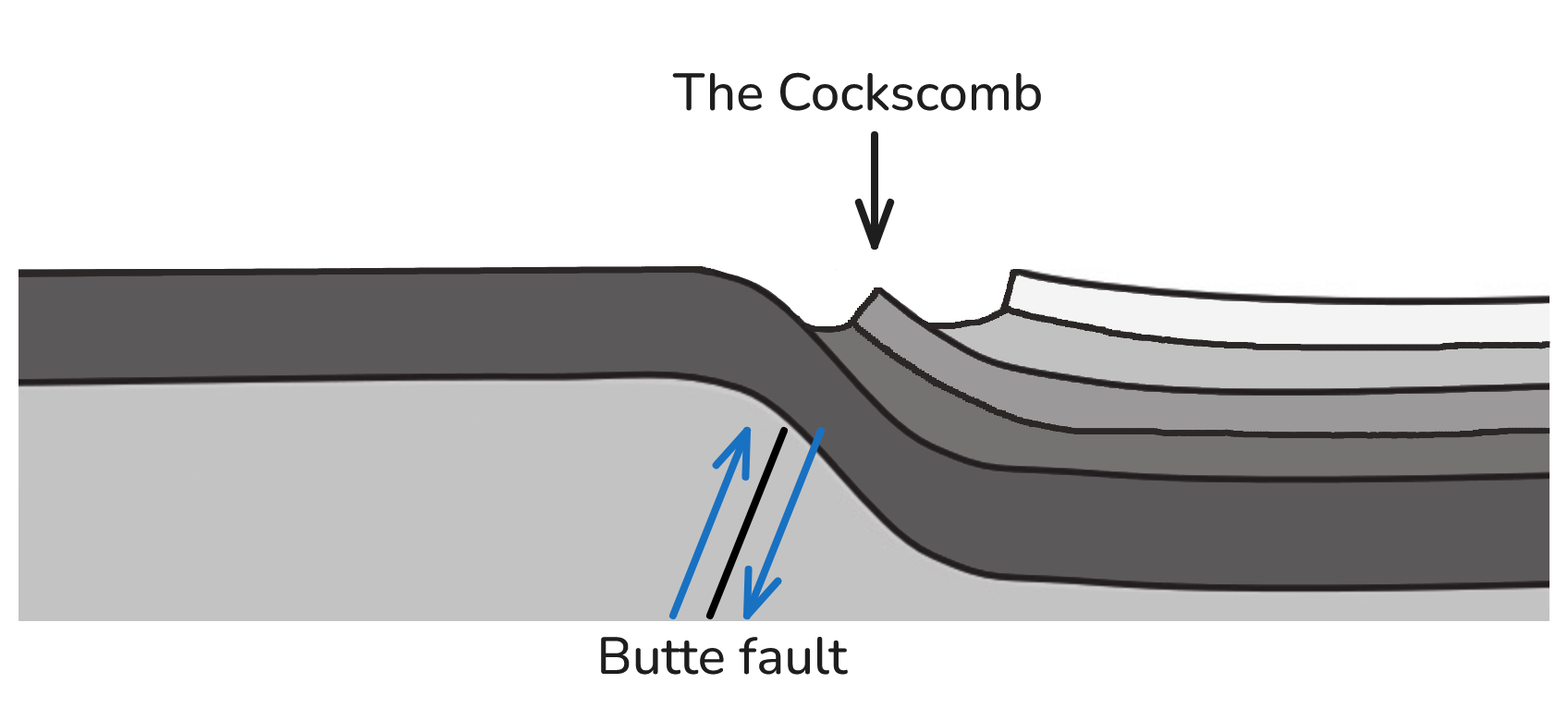
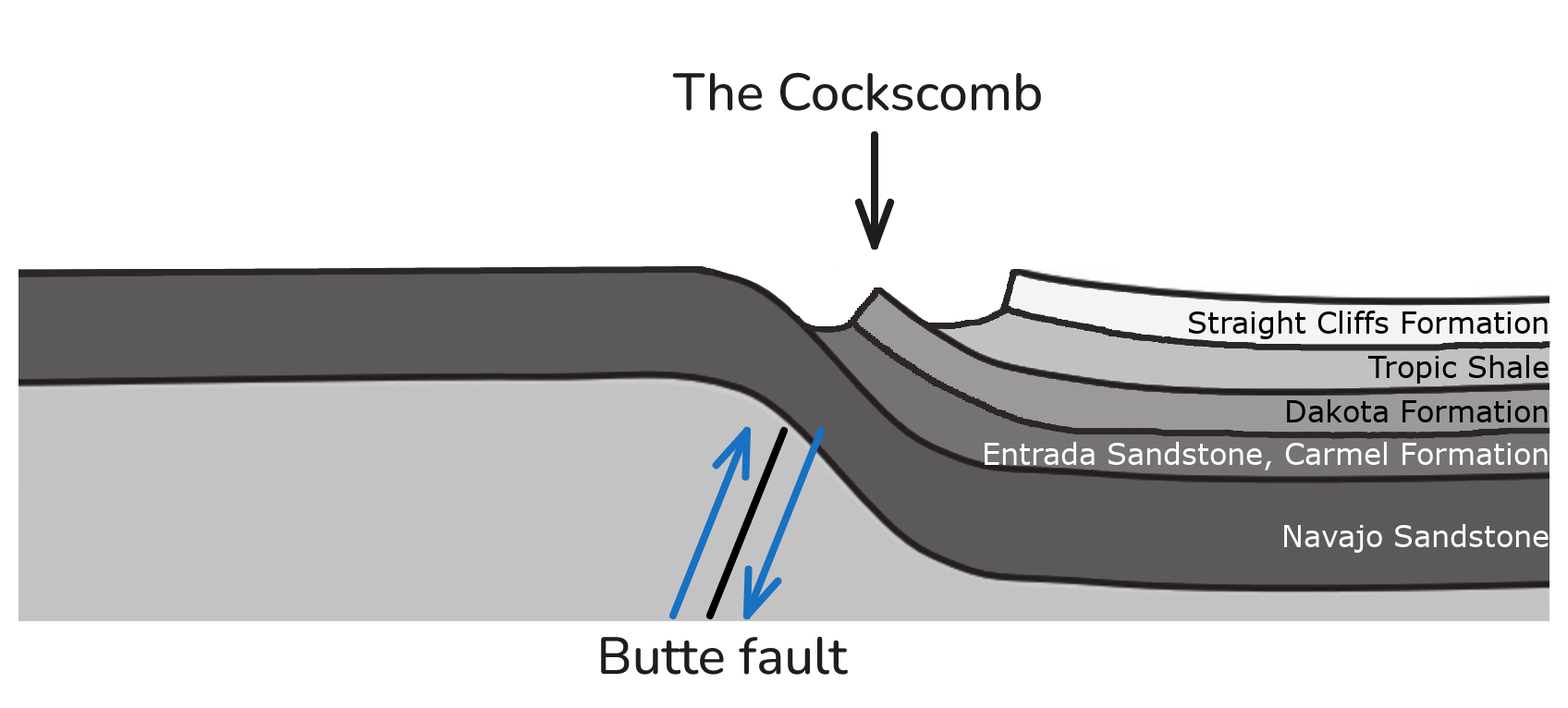
Revision of a layered w=1568, h=708 image; what changed, layer by layer:
added layer "Straight Cliffs Formation" above "Tropic Shale" over [1188, 310, 1548, 340]
added layer "Tropic Shale" above "Dakota Formation" over [1368, 355, 1549, 384]
added layer "Dakota Formation" above "Entrada Sandstone, Carmel Form..." over [1286, 399, 1548, 423]
added layer "Entrada Sandstone, Carmel Form..." above "Navajo Sandstone" over [984, 441, 1548, 471]
added layer "Navajo Sandstone" above "monocline_diagram_cockscomb.png" over [1284, 524, 1549, 553]